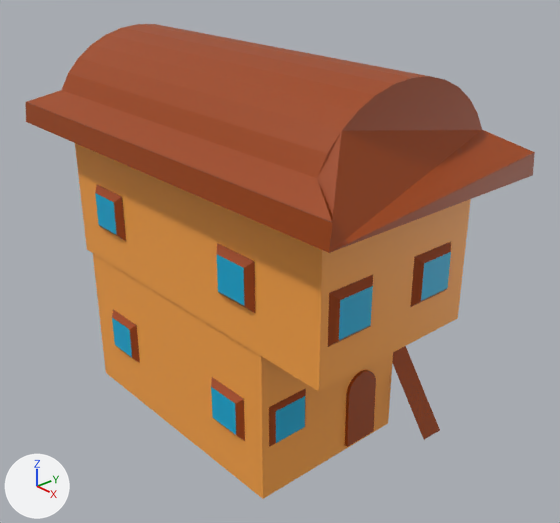
The Blender file HouseTypeB.blend, before and after one commit.
Camera for both pictures: a 50 mm lens placed at (2.38, -1.87, 2.11), pointed at (0.22, 0.05, 0.78). Lighting does not change. The marker at lower left points along +X, +Y and +Z.
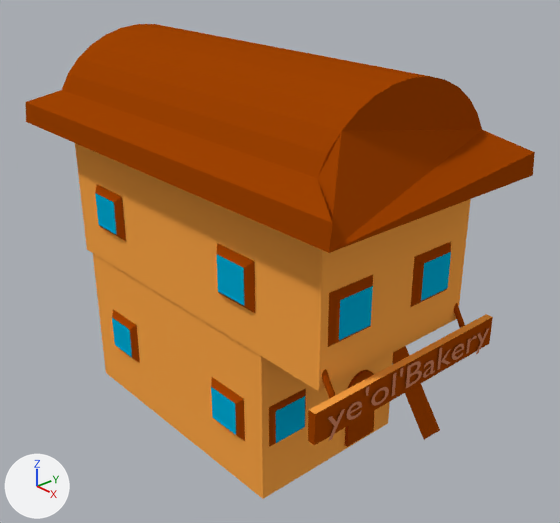
The newer file is also turned or shifted as a whole; pictures and numbers use the older file's frame.

Where the change shows, as pixel boxes (x1, y1, x2, y2) in the pictures (560 x 523 px):
'Text', added: after (328, 328, 489, 441)
part 1 of me_cube, added: after (454, 303, 464, 323)
part 2 of me_cube, added: after (322, 369, 334, 393)
part 3 of me_cube, added (brown): after (308, 314, 493, 445)
part 4 of me_cube, recoloured: (75, 143, 471, 496) in both
part 5 of me_cube, recoloured: (95, 193, 451, 443) in both
part 6 of me_cube, recoloured: (26, 24, 535, 447) in both

Edits to the bpy script that builds the scene:
```text
Add mat_material_001:
    mat_material_001 = diffuse_material('Material.001')
    mat_material_001.base_color = (1.0, 0.386, 0.063)  # orange #ffa747
Add mat_material_003:
    mat_material_003 = diffuse_material('Material.003')
    mat_material_003.base_color = (0.347, 0.0561, 0.000911)  # brown #9f4303
Add mat_material_002:
    mat_material_002 = diffuse_material('Material.002')
    mat_material_002.base_color = (0.0, 0.429, 0.701)  # cyan #00afda
Add mat_material:
    mat_material = diffuse_material('Material')
    mat_material.base_color = (0.608, 0.224, 0.118)  # orange #cd8260
Change me_cube:
    used by ob_cube; location = (0.0, 0.0, 0.0); scale = (0.599, 0.366, 0.317)
    verts and faces of me_cube; kept vertices keep their numbers, new ones are numbered from 828
    remove me_cube.from_pydata(...)  # 828 vertices, 456 faces; spans x -1.3..1.75, y -1.41..1.38, z 0.1..5.15
    add me_cube.from_pydata(...)  # 1220 vertices, 658 faces; spans x -1.3..1.75, y -1.41..1.38, z 0.1..5.15
    me_cube part 1: a new loose piece of 96 vertices spanning x 1.45..1.54, y 0.88..0.95, z 2.13..2.39, in mat_material_003 (brown #9f4303)
    me_cube part 2: a new loose piece of 96 vertices spanning x 1.45..1.54, y -1.0..-0.93, z 2.13..2.39, in mat_material_003 (brown #9f4303)
    me_cube part 3
    add verts[828] = (1.57, -1.29, 1.77)  # pixel (307, 441)
    add verts[829] = (1.57, 1.26, 1.77)
    add verts[830] = (1.57, 1.26, 2.14)  # pixel (486, 314)
    add verts[831] = (1.57, -1.29, 2.14)  # pixel (308, 410)
    add for new, old in zip([*range(832, 836)], [*range(828, 832)]): verts[new] = verts[old] + (0.05, 0.0, 0.0)
    add faces += [(828, 829, 830, 831), (832, 835, 834, 833), (828, 832, 833, 829), (828, 831, 835, 832), (829, 833, 834, 830)]  # mat_material_003 (brown #9f4303)
    add faces += [(830, 834, 835, 831)]  # mat_material_001 (orange #ffa747)
    me_cube part 4: 27 faces spanning x -1.04..1.51, y -1.22..1.3, z 0.1..4.14 switch from mat_houseb_colourswatch_png (picture img_houseb_colourswatch_png) to mat_material_001 (orange #ffa747)
    me_cube part 5: 9 faces spanning x -0.73..1.52, y -1.11..1.38, z 0.85..3.17 switch from mat_houseb_colourswatch_png (picture img_houseb_colourswatch_png) to mat_material_002 (cyan #00afda)
    me_cube part 6: 420 faces spanning x -1.3..1.75, y -1.41..1.38, z 0.17..5.15 switch from mat_houseb_colourswatch_png (picture img_houseb_colourswatch_png) to mat_material_003 (brown #9f4303)
Add txt_text:
    txt_text = bpy.data.curves.new('Text', 'FONT')
    txt_text.body = "ye'ol'Bakery "
    txt_text.materials.append(mat_material)  # orange #cd8260
Add ob_text:
    ob_text = bpy.data.objects.new('Text', txt_text)
    ob_text.location = (0.977, -0.425, 0.584)
    ob_text.rotation_euler = (1.571, 0.0, 1.571)  # degrees (90, 0, 90)
    ob_text.scale = (0.178, 0.133, 0.263)
```
